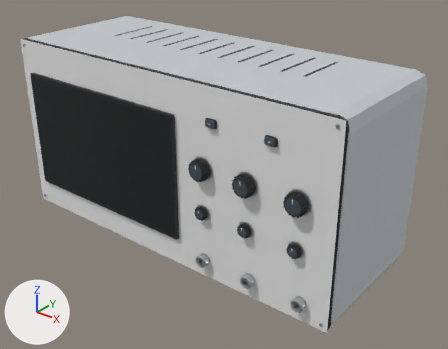
The glTF model content/instruments/ins-oscilloscope/instrument.glb, before and after one commit.
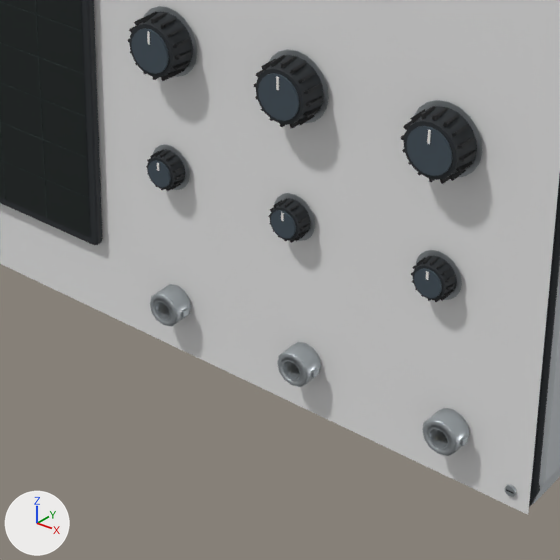
Each version is shown whole from a camera (50 mm lens) standing at (0.313, -0.368, 0.287) and looking at (0.019, 0.0, 0.059), then close up on the part from 32% to 75% of the width and 44% to 100% of the height. Every picture has the same lights, and +X, +Y and +Z are marked at lower left. The older version's two pictures come first. Where no turn or scale is listed for an object, it has been applied to the vertices. Vertices at exactly the same position are counted once.

Objects in the first close-up: 'DISPLAY_MAIN', 'MOVING_CH1_POSITION_paint', 'MOVING_CH1_SCALE_paint', 'MOVING_CH2_POSITION_paint', 'MOVING_CH2_SCALE_paint', 'MOVING_TIMEBASE_paint', 'MOVING_TRIGGER_paint', 'PANEL_silkscreen', 'STATIC_metal', 'STATIC_paint' and 1 more.
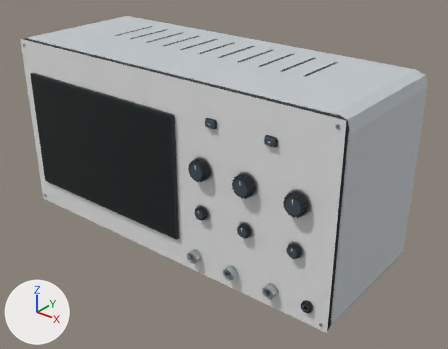
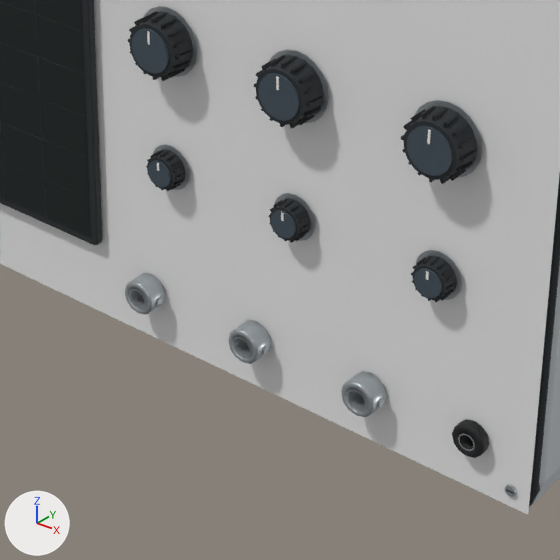
What changed in the scene script:
```text
Change me_mesh_11:
    used by ob_static_paint; location = (0.0, 0.0, 0.0)
    remove me_mesh_11.from_pydata(...)  # 599 vertices, 1056 faces; spans x -0.16..0.16, y -0.063..0.064, z 0.0..0.16
    add me_mesh_11.from_pydata(...)  # 672 vertices, 1188 faces; spans x -0.16..0.16, y -0.064..0.064, z 0.0..0.16
    me_mesh_11 part 1: a new loose piece of 60 vertices spanning x 0.138..0.147, y -0.064..-0.061, z 0.014..0.022, in mat_static_paint
    other edits to the shape of me_mesh_11 do not show in these pictures
Change me_mesh_12:
    used by ob_static_metal; location = (0.0, 0.0, 0.0)
    remove me_mesh_12.from_pydata(...)  # 666 vertices, 968 faces; spans x -0.154..0.154, y -0.067..-0.06, z 0.005..0.154
    add me_mesh_12.from_pydata(...)  # 690 vertices, 992 faces; spans x -0.154..0.154, y -0.067..-0.06, z 0.005..0.154
    me_mesh_12 part 2: the loose piece of 60 vertices spanning x 0.044..0.054, y -0.067..-0.061, z 0.013..0.023 is moved by (-0.009, 0.0, 0.0)
    me_mesh_12 part 3: the loose piece of 24 vertices spanning x 0.046..0.052, y -0.067, z 0.015..0.021 is moved by (-0.009, 0.0, 0.0)
    me_mesh_12 part 4: the loose piece of 8 vertices spanning x 0.053..0.055, y -0.065..-0.063, z 0.017..0.019 is moved by (-0.009, 0.0, 0.0)
    me_mesh_12 part 5: the loose piece of 60 vertices spanning x 0.087..0.097, y -0.067..-0.061, z 0.013..0.023 is moved by (-0.016, 0.0, 0.0)
    me_mesh_12 part 6: the loose piece of 24 vertices spanning x 0.089..0.095, y -0.067, z 0.015..0.021 is moved by (-0.016, 0.0, 0.0)
    me_mesh_12 part 7: the loose piece of 8 vertices spanning x 0.096..0.098, y -0.065..-0.063, z 0.017..0.019 is moved by (-0.016, 0.0, 0.0)
    me_mesh_12 part 8: the loose piece of 60 vertices spanning x 0.131..0.141, y -0.067..-0.061, z 0.013..0.023 is moved by (-0.024, 0.0, 0.0)
    me_mesh_12 part 9: the loose piece of 24 vertices spanning x 0.133..0.139, y -0.067, z 0.015..0.021 is moved by (-0.024, 0.0, 0.0)
    me_mesh_12 part 10: the loose piece of 8 vertices spanning x 0.14..0.142, y -0.065..-0.063, z 0.017..0.019 is moved by (-0.024, 0.0, 0.0)
    me_mesh_12 part 11: the loose piece of 24 vertices spanning x 0.133..0.139, y -0.067, z 0.015..0.021 is copied, and the copy is moved by (0.006, 0.003, 0.0); it spans x 0.14..0.144, y -0.064, z 0.016..0.02
    other edits to the shape of me_mesh_12 do not show in these pictures
```

Location of each change, (x1, y1, x2, y2) in pixels of the close-ups (560 x 560 px; the box of a moved part takes in the faces that stretch with it):
'STATIC_metal', reshaped
    before: (144, 6, 517, 497)
    after: (125, 6, 517, 497)
part 1 of me_mesh_11, added
    after: (452, 419, 489, 458)
part 2 of me_mesh_12, moved or reshaped
    before: (150, 284, 191, 326)
    after: (125, 273, 166, 315)
part 3 of me_mesh_12, moved or reshaped
    before: (154, 301, 171, 321)
    after: (129, 289, 145, 309)
part 4 of me_mesh_12, moved or reshaped
    before: (181, 308, 188, 317)
    after: (155, 296, 163, 305)
part 5 of me_mesh_12, moved or reshaped
    before: (277, 342, 321, 387)
    after: (228, 320, 271, 364)
part 6 of me_mesh_12, moved or reshaped
    before: (282, 360, 301, 381)
    after: (233, 337, 251, 358)
part 7 of me_mesh_12, moved or reshaped
    before: (311, 368, 319, 377)
    after: (261, 345, 269, 354)
part 8 of me_mesh_12, moved or reshaped
    before: (422, 408, 470, 456)
    after: (341, 371, 387, 417)
part 9 of me_mesh_12, moved or reshaped
    before: (428, 427, 449, 450)
    after: (346, 389, 366, 412)
part 10 of me_mesh_12, moved or reshaped
    before: (460, 436, 468, 446)
    after: (377, 398, 385, 408)
part 11 of me_mesh_12, added
    after: (458, 434, 475, 451)
